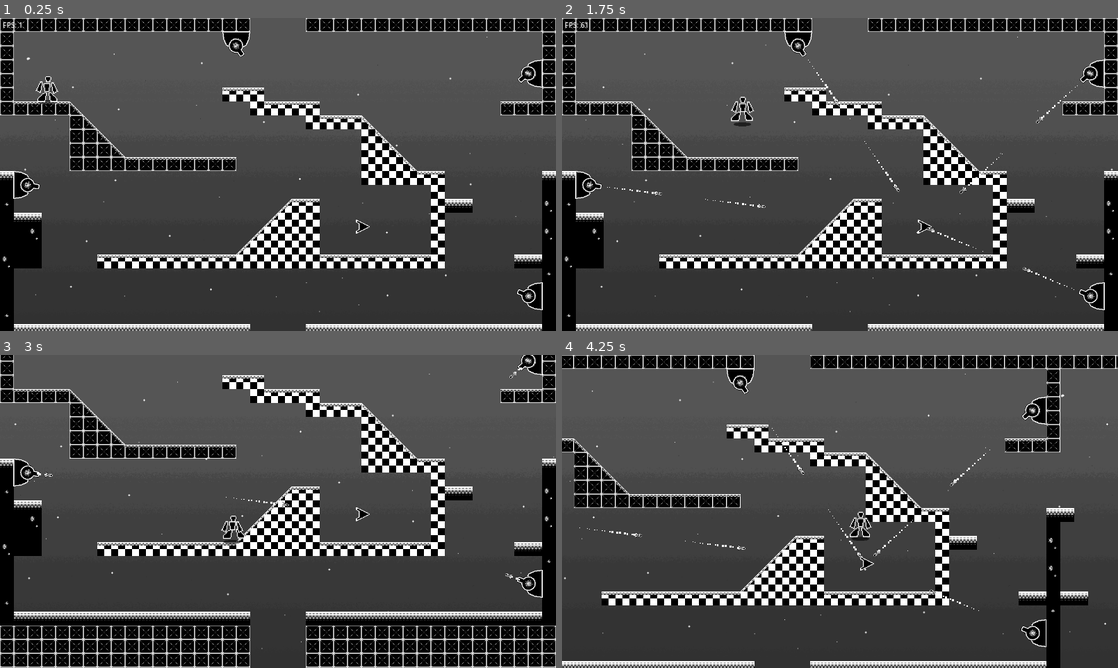
Above: before the commit, frames 1-4 (two rows, left to right).
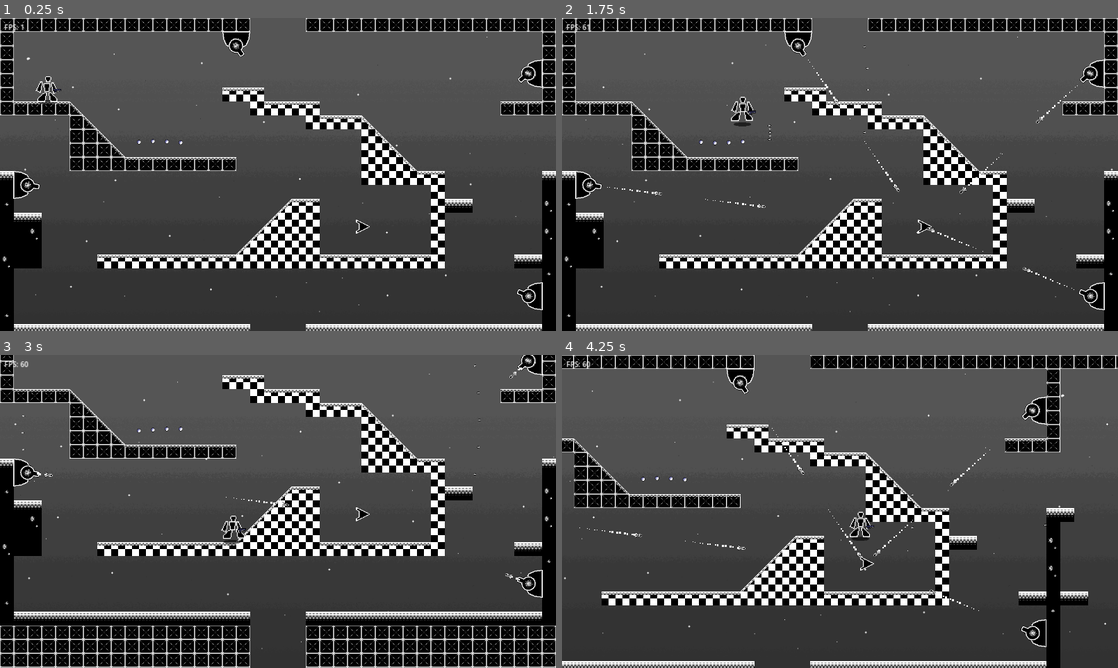
Above: after the commit, the same moments.

Repository: marcossilvano/dev_jogos
Game: Godot game, scene res://scene1.tscn
The game is run twice, just before and just after one commit, with the same random seed, the same clock (stepped at 60 frames per second) and the same inputs.
Inputs (mouse positions are in pixels of both pictures, inside the frame that each line leads up to):
- Up to frame 1 (0.25 s): no input
- Up to frame 2 (1.75 s): move the mouse to (962, 158) at 0.52 s; hold Right (ui_right) from 0.53 s (still down); tap Keypad 1 (btn_fire, bound only after the commit) at 0.6, 1.55 s; click (962, 158) at 0.67 s; tap Space (btn_jump) at 0.77, 1.52 s; move the mouse to (728, 190) at 1.27 s; click (728, 190) at 1.35 s
- Up to frame 3 (3 s): move the mouse to (333, 442) at 2.02 s; release Right (ui_right) at 2.03 s; hold Left (ui_left) 2.03-2.78 s; tap Keypad 1 (btn_fire, bound only after the commit) at 2.1, 2.85 s; move the mouse to (250, 574) at 2.77 s; hold Right (ui_right) from 2.78 s (still down); click (250, 574) at 2.92 s
- Up to frame 4 (4.25 s): keep holding Right (ui_right); tap Space (btn_jump) at 3.02, 3.77 s; move the mouse to (1006, 558) at 3.52 s; click (1006, 558) at 3.6 s; tap Keypad 1 (btn_fire, bound only after the commit) at 3.8 s

The runs differ from the first frame. In frame 1, 0.1% of the frame differs, in the area x 0-33%, y 1-41%; in frame 2, 0.1%, in the area x 0-56%, y 1-41%; in frame 3, 0.1%; in frame 4, 0.1%.

Commit message:
Adding new game elements

Diff:
--- /dev/null
+++ b/dev01_player/item/item.gd
@@ -0,0 +1,8 @@
+extends Area2D
+
+@onready var _player: AnimationPlayer = $AnimationPlayer
+
+# create an animation offset by x global_position
+func _ready() -> void:
+	var offset: int = int(global_position.x) % 10
+	_player.seek( (_player.current_animation_length / 10) * offset)
--- /dev/null
+++ b/dev01_player/item/item.tscn
@@ -0,0 +1,62 @@
+[gd_scene load_steps=8 format=3 uid="uid://ybilt8xnf4t4"]
+
+[ext_resource type="Script" path="res://item/item.gd" id="1_d2a3m"]
+[ext_resource type="Texture2D" uid="uid://cuwgrmwey3cjc" path="res://item/item.png" id="1_ns3wu"]
+
+[sub_resource type="AtlasTexture" id="AtlasTexture_b3mpr"]
+atlas = ExtResource("1_ns3wu")
+region = Rect2(0, 0, 16, 16)
+
+[sub_resource type="SpriteFrames" id="SpriteFrames_wqdpl"]
+animations = [{
+"frames": [{
+"duration": 1.0,
+"texture": SubResource("AtlasTexture_b3mpr")
+}],
+"loop": true,
+"name": &"default",
+"speed": 5.0
+}]
+
+[sub_resource type="CircleShape2D" id="CircleShape2D_w4mpe"]
+radius = 9.0
+
+[sub_resource type="Animation" id="Animation_on6ni"]
+resource_name = "idle"
+loop_mode = 1
+tracks/0/type = "value"
+tracks/0/imported = false
+tracks/0/enabled = true
+tracks/0/path = NodePath("AnimatedSprite2D:position")
+tracks/0/interp = 1
+tracks/0/loop_wrap = true
+tracks/0/keys = {
+"times": PackedFloat32Array(0, 0.5, 1),
+"transitions": PackedFloat32Array(1, 1, 1),
+"update": 0,
+"values": [Vector2(0, 0), Vector2(0, -5), Vector2(0, 0)]
+}
+
+[sub_resource type="AnimationLibrary" id="AnimationLibrary_uskt0"]
+_data = {
+"idle": SubResource("Animation_on6ni")
+}
+
+[node name="Item" type="Area2D"]
+collision_layer = 8
+collision_mask = 0
+script = ExtResource("1_d2a3m")
+
+[node name="AnimatedSprite2D" type="AnimatedSprite2D" parent="."]
+sprite_frames = SubResource("SpriteFrames_wqdpl")
+autoplay = "default"
+frame_progress = 0.669387
+
+[node name="CollisionShape2D" type="CollisionShape2D" parent="."]
+shape = SubResource("CircleShape2D_w4mpe")
+
+[node name="AnimationPlayer" type="AnimationPlayer" parent="."]
+autoplay = "idle"
+libraries = {
+"": SubResource("AnimationLibrary_uskt0")
+}
--- a/dev01_player/player_bot/player_bot.gd
+++ b/dev01_player/player_bot/player_bot.gd
@@ -10,17 +10,19 @@
 
 # Get the gravity from the project settings to be synced with RigidBody nodes.
 @onready var _animated_sprite: AnimatedSprite2D = $AnimatedSprite2D
-var _gravity: int = ProjectSettings.get_setting("physics/2d/default_gravity")
+@onready var _weapon: Weapon = $AnimatedSprite2D/Weapon
+
+var _gravity: int = ProjectSettings.get_setting("physics/2d/default_gravity") * 2
 var _direction: float = 1
-
-func _ready() -> void:
-	_gravity = 2 * _gravity
 
 
 func _physics_process(delta: float) -> void:
 	# Add the gravity.
 	if not is_on_floor():
 		velocity.y += _gravity * delta
+
+	if Input.is_action_just_pressed("btn_fire"):
+		_weapon.fire_bullet()
 
 	# Handle jump.
 	if Input.is_action_just_pressed("btn_jump"):
--- a/dev01_player/player_bot/player_bot1.tscn
+++ b/dev01_player/player_bot/player_bot1.tscn
@@ -1,8 +1,9 @@
-[gd_scene load_steps=18 format=3 uid="uid://6ujvis1lc3op"]
+[gd_scene load_steps=19 format=3 uid="uid://6ujvis1lc3op"]
 
 [ext_resource type="Script" path="res://player_bot/player_bot.gd" id="1_qc355"]
 [ext_resource type="Texture2D" uid="uid://qjo1juuuheja" path="res://player_bot/shadow.png" id="2_avrgd"]
 [ext_resource type="Texture2D" uid="uid://c8fdkbqwhqqe0" path="res://player_bot/player1_sheet.png" id="2_br0gn"]
+[ext_resource type="PackedScene" uid="uid://dpyqb1c6h2u24" path="res://weapon/weapon.tscn" id="4_c3f4i"]
 
 [sub_resource type="AtlasTexture" id="AtlasTexture_xun7d"]
 atlas = ExtResource("2_br0gn")
@@ -129,6 +130,9 @@
 autoplay = "idle"
 frame_progress = 0.953258
 
+[node name="Weapon" parent="AnimatedSprite2D" instance=ExtResource("4_c3f4i")]
+position = Vector2(23, 6)
+
 [node name="CollisionShape2D" type="CollisionShape2D" parent="."]
 position = Vector2(0.5, 3)
 shape = SubResource("RectangleShape2D_g6mky")
--- a/dev01_player/project.godot
+++ b/dev01_player/project.godot
@@ -87,11 +87,18 @@
 "events": [Object(InputEventKey,"resource_local_to_scene":false,"resource_name":"","device":-1,"window_id":0,"alt_pressed":false,"shift_pressed":false,"ctrl_pressed":false,"meta_pressed":false,"pressed":false,"keycode":0,"physical_keycode":32,"key_label":0,"unicode":32,"echo":false,"script":null)
 , Object(InputEventJoypadButton,"resource_local_to_scene":false,"resource_name":"","device":-1,"button_index":0,"pressure":0.0,"pressed":true,"script":null)
 , Object(InputEventKey,"resource_local_to_scene":false,"resource_name":"","device":-1,"window_id":0,"alt_pressed":false,"shift_pressed":false,"ctrl_pressed":false,"meta_pressed":false,"pressed":false,"keycode":0,"physical_keycode":4194440,"key_label":0,"unicode":50,"echo":false,"script":null)
+, Object(InputEventKey,"resource_local_to_scene":false,"resource_name":"","device":-1,"window_id":0,"alt_pressed":false,"shift_pressed":false,"ctrl_pressed":false,"meta_pressed":false,"pressed":false,"keycode":0,"physical_keycode":88,"key_label":0,"unicode":120,"echo":false,"script":null)
 ]
 }
 mouse_left_button={
 "deadzone": 0.5,
 "events": [Object(InputEventMouseButton,"resource_local_to_scene":false,"resource_name":"","device":-1,"window_id":0,"a …(253 unchanged characters)…
+]
+}
+btn_fire={
+"deadzone": 0.5,
+"events": [Object(InputEventKey,"resource_local_to_scene":false,"resource_name":"","device":-1,"window_id":0,"alt_pressed":false,"shift_pressed":false,"ctrl_pressed":false,"meta_pressed":false,"pressed":false,"keycode":0,"physical_keycode":4194439,"key_label":0,"unicode":49,"echo":false,"script":null)
+, Object(InputEventKey,"resource_local_to_scene":false,"resource_name":"","device":-1,"window_id":0,"alt_pressed":false,"shift_pressed":false,"ctrl_pressed":false,"meta_pressed":false,"pressed":false,"keycode":0,"physical_keycode":90,"key_label":0,"unicode":122,"echo":false,"script":null)
 ]
 }
 
--- a/dev01_player/scene1.tscn
+++ b/dev01_player/scene1.tscn
@@ -9,6 +9,7 @@
 [ext_resource type="Texture2D" uid="uid://2uce3dpgqn8k" path="res://level/tiles1.png" id="7_r3n84"]
 [ext_resource type="PackedScene" uid="uid://3ee4ueuvxloy" path="res://cannon/cannon.tscn" id="8_4n48f"]
 [ext_resource type="Script" path="res://label_fps.gd" id="8_cacnq"]
+[ext_resource type="PackedScene" uid="uid://ybilt8xnf4t4" path="res://item/item.tscn" id="10_c3wl5"]
 
 [sub_resource type="TileSetAtlasSource" id="TileSetAtlasSource_mugp6"]
 texture = ExtResource("7_r3n84")
@@ -146,18 +147,20 @@
 position_smoothing_enabled = true
 script = ExtResource("7_gjywn")
 
-[node name="LabelFPS" type="Label" parent="."]
-offset_left = 6.0
-offset_top = 5.0
-offset_right = 60.0
-offset_bottom = 28.0
+[node name="CanvasLayerHUD" type="CanvasLayer" parent="."]
+
+[node name="LabelFPS" type="Label" parent="CanvasLayerHUD"]
+offset_left = 10.0
+offset_top = 10.0
+offset_right = 64.0
+offset_bottom = 33.0
 text = "FPS: 60"
 script = ExtResource("8_cacnq")
 
-[node name="CanvasLayer" type="CanvasLayer" parent="."]
+[node name="CanvasLayerBg" type="CanvasLayer" parent="."]
 layer = -1
 
-[node name="BackgroundStars5" type="Sprite2D" parent="CanvasLayer"]
+[node name="BackgroundStars5" type="Sprite2D" parent="CanvasLayerBg"]
 texture_repeat = 2
 position = Vector2(640, 368)
 scale = Vector2(1.50588, 1.53975)
@@ -186,3 +189,15 @@
 position = Vector2(544, 64)
 rotation = 1.57079
 _ship = NodePath("../../PlayerShip1")
+
+[node name="Item" parent="." instance=ExtResource("10_c3wl5")]
+position = Vector2(320, 288)
+
+[node name="Item2" parent="." instance=ExtResource("10_c3wl5")]
+position = Vector2(352, 288)
+
+[node name="Item3" parent="." instance=ExtResource("10_c3wl5")]
+position = Vector2(384, 288)
+
+[node name="Item4" parent="." instance=ExtResource("10_c3wl5")]
+position = Vector2(416, 288)
--- /dev/null
+++ b/dev01_player/weapon/normal_bullet.gd
@@ -0,0 +1,23 @@
+class_name NormaBullet
+extends Area2D
+
+signal bullet_destroyed
+
+var _velocity: Vector2
+#var _direction: Vector2
+
+#func set_direction(direction: Vector2) -> void:
+#	_direction = direction
+
+
+func set_velocity(vel_x: float, vel_y: float) -> void:
+	_velocity = Vector2(vel_x, vel_y)
+
+
+func _process(delta: float) -> void:
+	global_position += (_velocity * delta).rotated(rotation)
+
+
+func _on_visible_on_screen_notifier_2d_screen_exited() -> void:
+	emit_signal("bullet_destroyed")
+	queue_free()
--- /dev/null
+++ b/dev01_player/weapon/normal_bullet.tscn
@@ -0,0 +1,20 @@
+[gd_scene load_steps=4 format=3 uid="uid://ckq1ndye400gx"]
+
+[ext_resource type="Texture2D" uid="uid://icrragwfsfs4" path="res://weapon/bullet_normal.png" id="1_4epel"]
+[ext_resource type="Script" path="res://weapon/normal_bullet.gd" id="1_kyd8v"]
+
+[sub_resource type="RectangleShape2D" id="RectangleShape2D_tlgy6"]
+size = Vector2(6, 4)
+
+[node name="NormalBullet" type="Area2D"]
+script = ExtResource("1_kyd8v")
+
+[node name="Sprite2D" type="Sprite2D" parent="."]
+texture = ExtResource("1_4epel")
+
+[node name="CollisionShape2D" type="CollisionShape2D" parent="."]
+shape = SubResource("RectangleShape2D_tlgy6")
+
+[node name="VisibleOnScreenNotifier2D" type="VisibleOnScreenNotifier2D" parent="."]
+
+[connection signal="screen_exited" from="VisibleOnScreenNotifier2D" to="." method="_on_visible_on_screen_notifier_2d_screen_exited"]
--- /dev/null
+++ b/dev01_player/weapon/weapon.gd
@@ -0,0 +1,67 @@
+class_name Weapon
+extends Node2D
+
+@export var fire_delay: float = 0.025
+@export var bullets_at_screen: int = 100
+@export var bullets_per_shot = 3
+@export var aperture_angle: float = 20
+
+@export_file("*.tscn") var bullet_scene: String
+
+var _fire_counter: float = 0
+var _can_fire: bool = true
+var _bullets_shot: int = 0
+var _bullet_resource: Resource
+
+# Called when the node enters the scene tree for the first time.
+func _ready() -> void:
+	assert(bullet_scene, name + ": 'bullet_scene' must be set.")
+	_bullet_resource = load(bullet_scene)
+	assert(_bullet_resource, name + ": error loading 'bullet_scene'.")
+	aperture_angle *= PI/180
+
+func _on_bullet_destroyed() -> void:
+	_bullets_shot -= 1
+
+
+func _create_bullet(direction: float) -> void:
+#	print(direction * 180/PI)
+
+	_can_fire = false
+	_bullets_shot += 1
+
+	var instance = _bullet_resource.instantiate()
+
+	# setup bullet
+	instance.global_position = $BulletPoint.global_position
+	instance.set_velocity(500,0)
+
+#	var direction: Vector2 = ($Forward.global_position - global_position).normalized()
+	#instance.set_direction(direction)
+	instance.rotation = direction
+
+	get_tree().get_root().get_child(0).call_deferred("add_child", instance)
+	instance.bullet_destroyed.connect(_on_bullet_destroyed)
+
+
+func fire_bullet() -> void:
+	if _bullets_shot >= bullets_at_screen:
+		return
+
+	var direction: float = ($Forward.global_position - global_position).angle()
+	direction -= aperture_angle/2
+
+	var offset: float = 0
+	if bullets_per_shot > 1:
+		offset = aperture_angle / (bullets_per_shot-1)
+
+	for i in range(bullets_per_shot):
+		_create_bullet(direction + offset*i)
+
+
+func _process(delta: float) -> void:
+	_fire_counter += delta
+
+	if _fire_counter >= fire_delay:
+		_fire_counter -= fire_delay
+		_can_fire = true
--- /dev/null
+++ b/dev01_player/weapon/weapon.tscn
@@ -0,0 +1,18 @@
+[gd_scene load_steps=3 format=3 uid="uid://dpyqb1c6h2u24"]
+
+[ext_resource type="Texture2D" uid="uid://bfk4swe6cr5ab" path="res://weapon/weapon.png" id="1_y4tr0"]
+[ext_resource type="Script" path="res://weapon/weapon.gd" id="1_y6p68"]
+
+[node name="Weapon" type="Node2D"]
+script = ExtResource("1_y6p68")
+bullets_per_shot = 5
+bullet_scene = "res://weapon/normal_bullet.tscn"
+
+[node name="Sprite2D" type="Sprite2D" parent="."]
+texture = ExtResource("1_y4tr0")
+
+[node name="Forward" type="Node2D" parent="."]
+position = Vector2(18, 0)
+
+[node name="BulletPoint" type="Node2D" parent="."]
+position = Vector2(5, -2)
Binary file added: dev01_player/item/item.png
Not shown, added: dev01_player/item/item.png.import
Binary file added: dev01_player/item/item_big.png
Not shown, added: dev01_player/item/item_big.png.import
Binary file changed: dev01_player/level/tiles1.png
Not shown: 1 places in dev01_player/scene1.tscn that only renumber resources
Binary file added: dev01_player/weapon/bullet_normal.png
Not shown, added: dev01_player/weapon/bullet_normal.png.import
Binary file added: dev01_player/weapon/weapon.png
Not shown, added: dev01_player/weapon/weapon.png.import
Not shown, added: godot-tuto-02/player/player_gb.png
